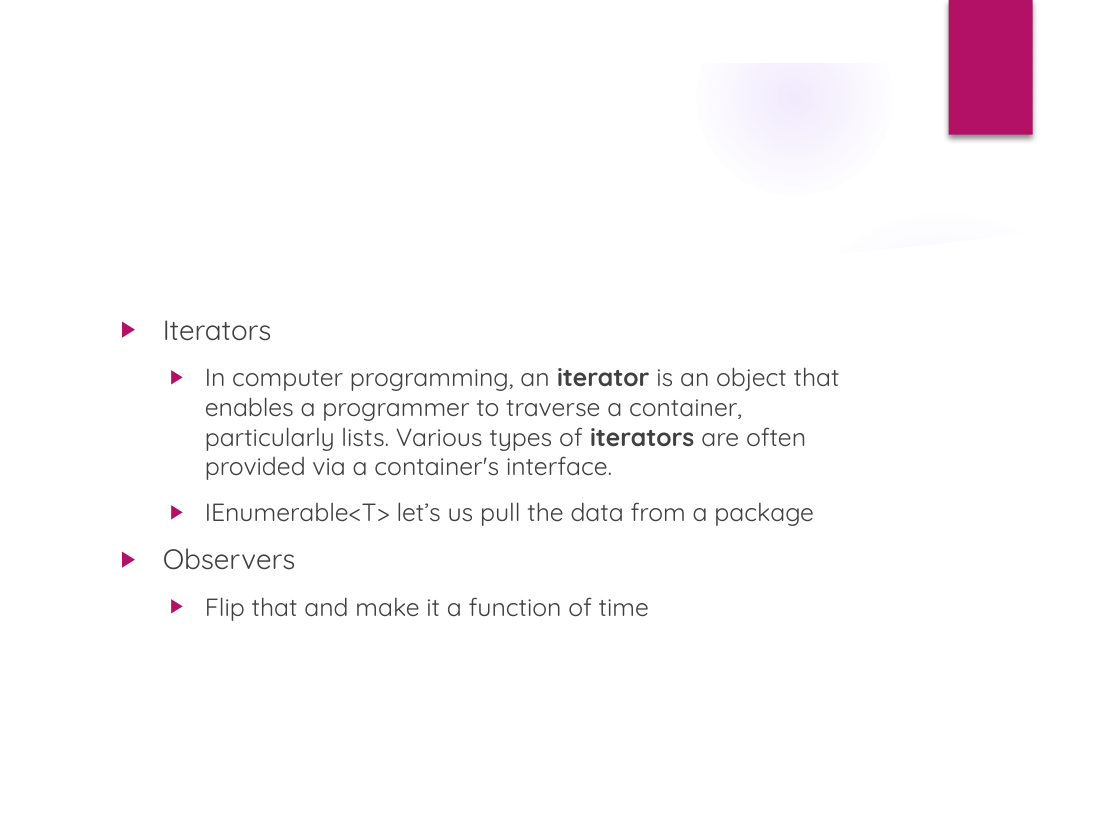
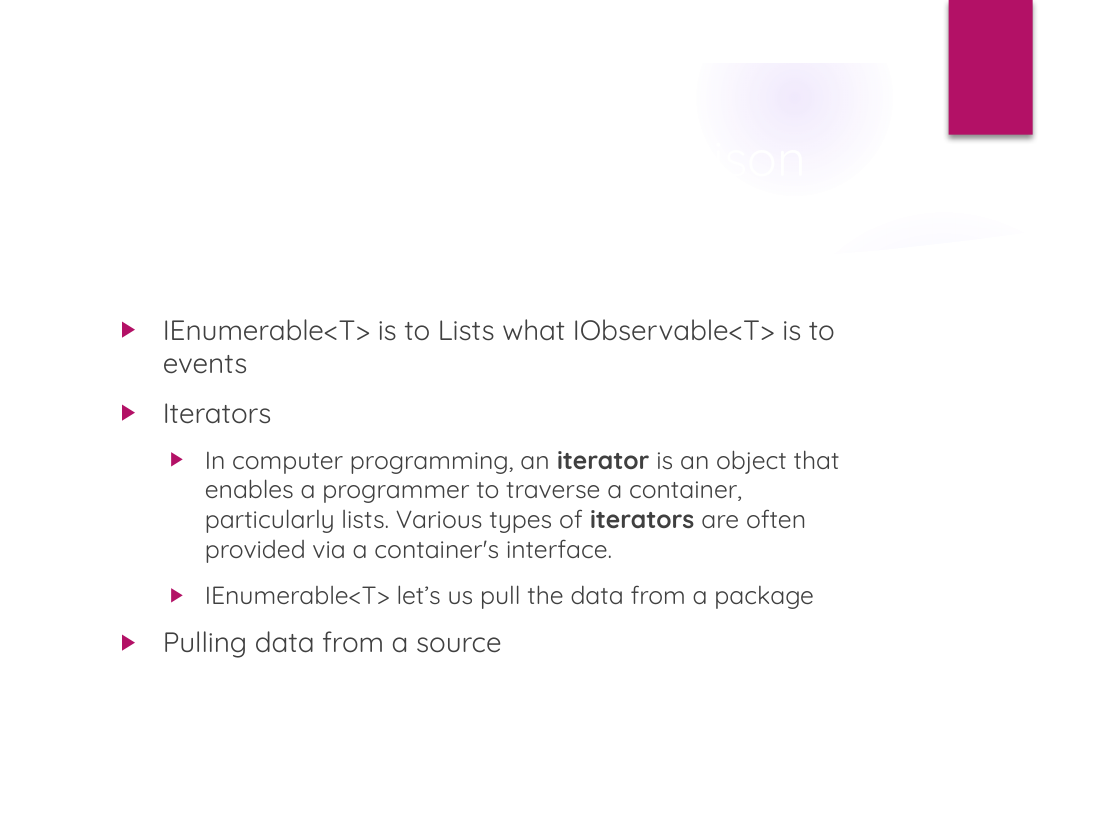
Before and after one commit to PureWeen/DevDays_20171116, a slide deck: slide 3 of DenverDevDays20171116.pptx. Drawn at 1120x840 pixels with LibreOffice and Linux fonts; fonts in the diff are those of the drawing; background and template pictures are left out. Boxes give left, top, right and bottom in pixels: in the first picture for what was removed or moved away, otherwise in the second. Text is boxed around its words. In the diff, an @@ line names an element or a change of style, - is before the commit and + after.

```diff
--- a/DenverDevDays20171116.pptx
+++ b/DenverDevDays20171116.pptx
@@ text at bbox=[163, 319, 835, 374]: paragraph added @@
+▶ IEnumerable<T> is to Lists what IObservable<T> is to events
@@ text at bbox=[163, 631, 501, 658]: text changed; size 12 to 13.5 pt @@
-▶ Observers
-  ▶ Flip that and make it a function of time
+▶ Pulling data from a source
```
Also in this commit, not shown: 5 other slides changed, 2 slides added, 5 other files.
